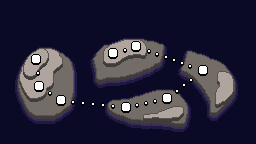
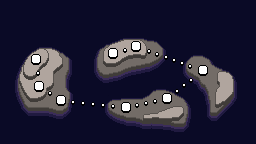
Before/after of a w=256, h=144 layered artwork. What changed in the layer stack:
painted on "Calque 1" over [25, 43, 235, 121]
